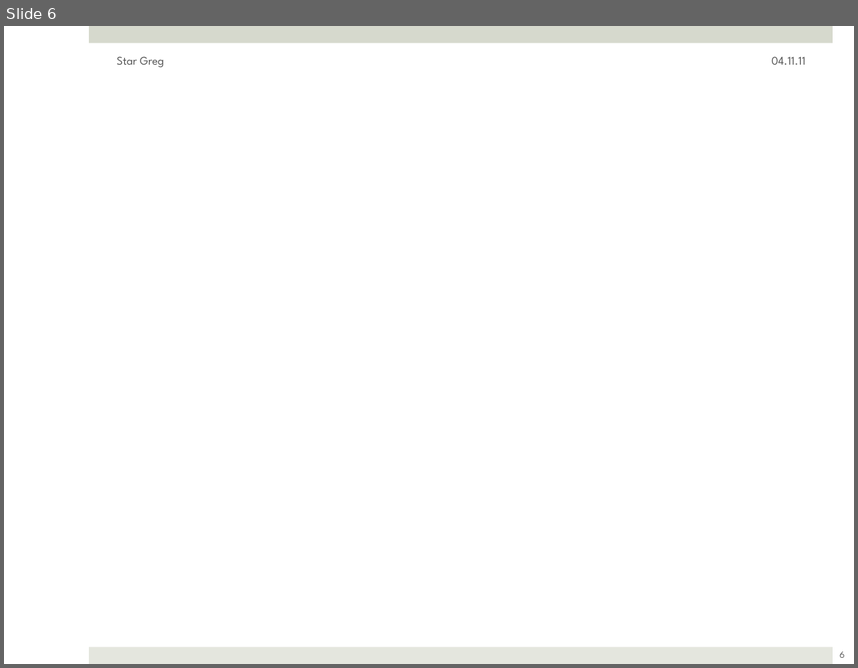
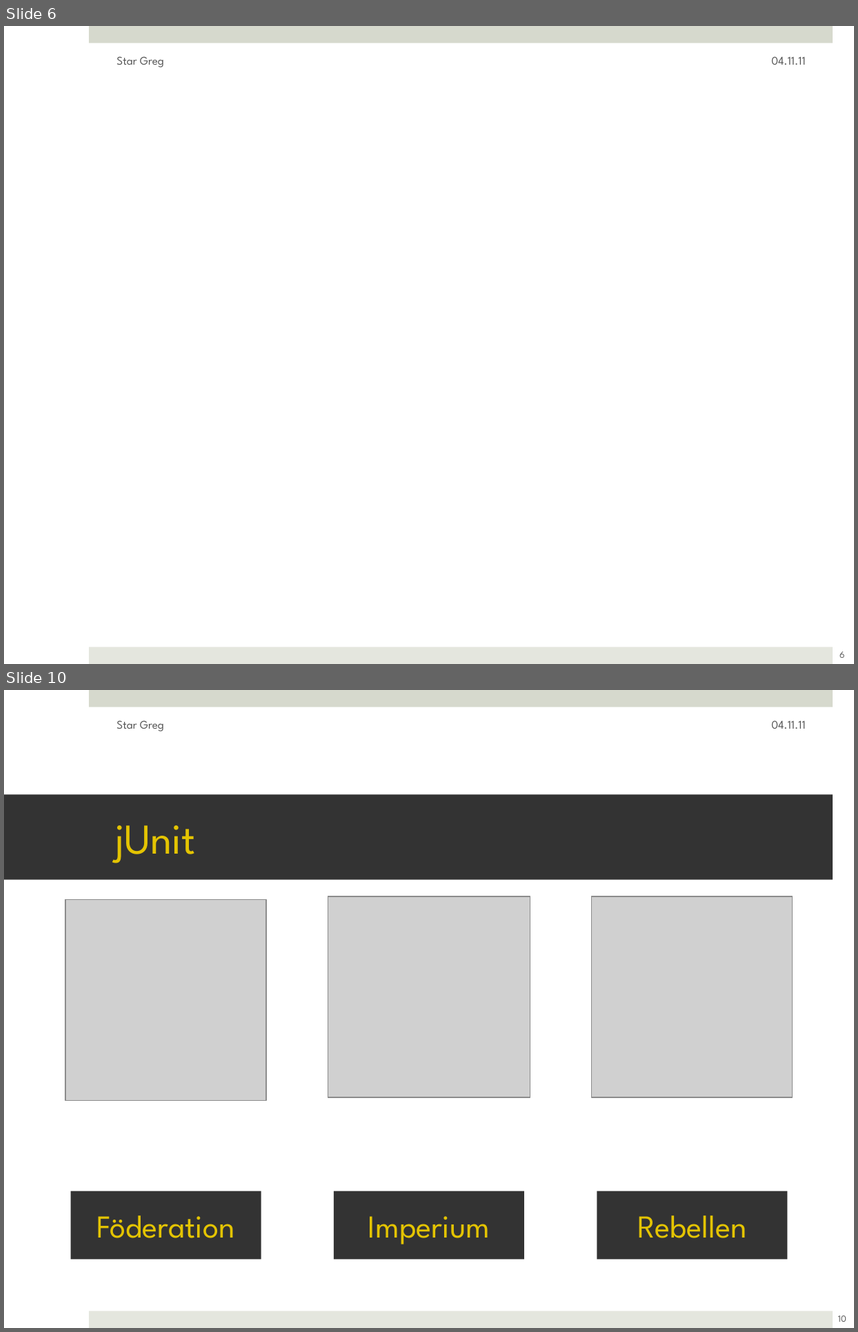
Before and after one commit to ftes/stargreg, a slide deck: 70 Praesentation/40 StarGreg Fredrik.pptx. Shown one above the other, each under a label of ours: slide 6 before the commit, slides 6 and 10 after it; the slides between them are not shown. The pictures are 858x668 and 858x1332 pixels, drawn with LibreOffice and Linux fonts; fonts in the diff are those of the drawing; grey boxes stand for pictures. Boxes give left, top, right and bottom in pixels: in the first picture for what was removed or moved away, otherwise in the second. Text is boxed around its words. In the diff, an @@ line names an element or a change of style, - is before the commit and + after.

```diff
--- a/70 Praesentation/40 StarGreg Fredrik.pptx
+++ b/70 Praesentation/40 StarGreg Fredrik.pptx
@@ slide 10 added at [4, 690, 854, 1328], background #FFFFFF; not listed: 2 template elements that a slide beside it also shows @@
@@ text added at [116, 720, 164, 731], 10 pt, text #595959 @@
+Star Greg
@@ text added at [771, 720, 805, 729], 10 pt, text #595959 @@
+04.11.11
@@ title added at [4, 795, 833, 880], fill #333333, 36 pt, text #E4C402 @@
+jUnit
@@ picture added at [328, 896, 530, 1097] @@
@@ picture added at [591, 896, 792, 1097] @@
@@ picture added at [65, 899, 266, 1100] @@
@@ rectangle added at [70, 1191, 261, 1259], fill #333333, 27 pt, text #E4C402 @@
+Föderation
@@ rectangle added at [334, 1191, 524, 1259], fill #333333, 27 pt, text #E4C402 @@
+Imperium
@@ rectangle added at [597, 1191, 787, 1259], fill #333333, 27 pt, text #E4C402 @@
+Rebellen
@@ page number added at [838, 1315, 846, 1321], 8 pt, text #595959 @@
+10
```
Also in this commit, not shown: 2 slides changed, 4 other slides added, 1 other file.
